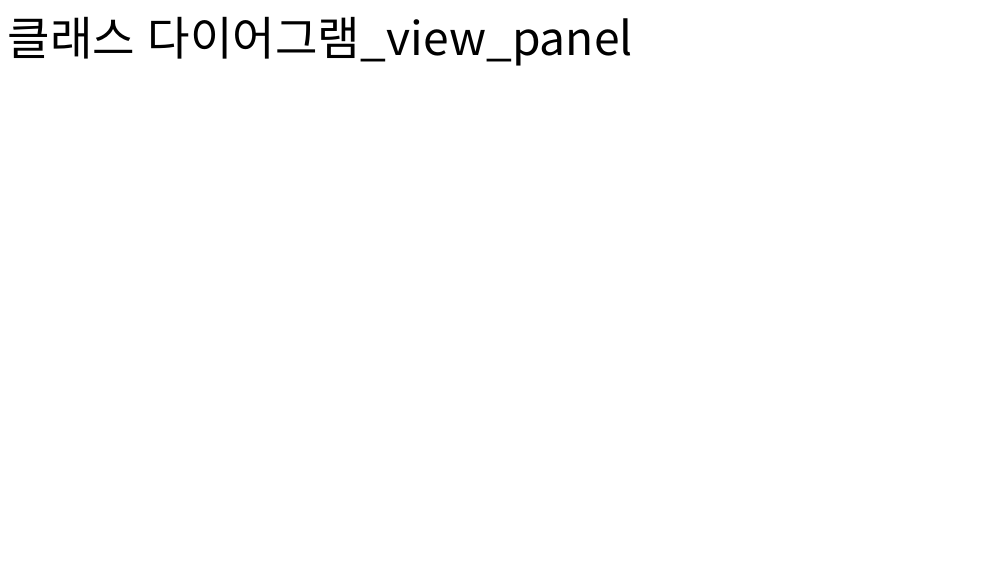
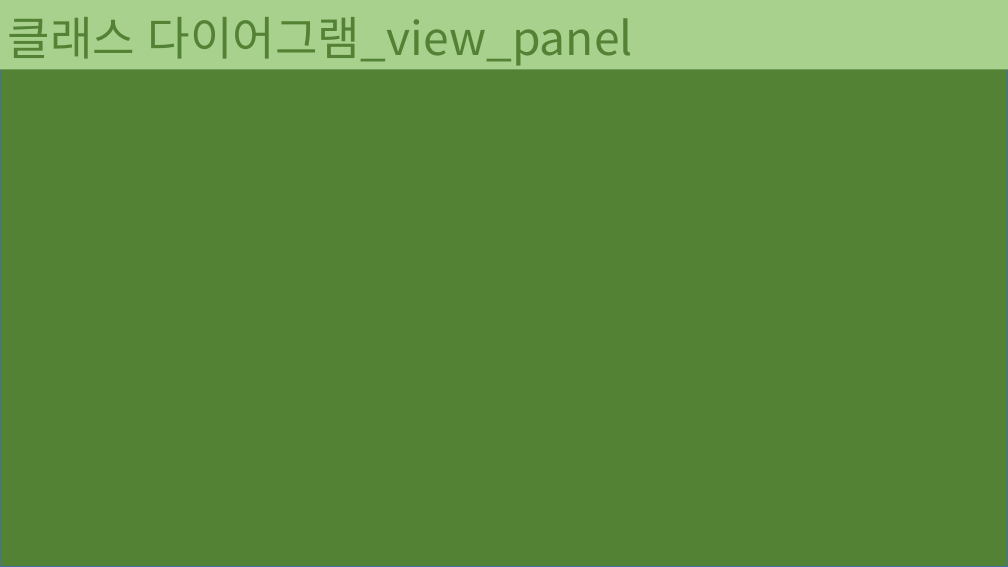
Before and after one commit to 201411096/JavaBasic, a slide deck: slide 9 of JavaBasic/src/t_teamproject/teamproject_02/document/forSubmission/포트폴리오.pptx (slide 13 before the commit). Drawn at 1008x567 pixels with LibreOffice and Linux fonts; fonts in the diff are those of the drawing; background and template pictures are left out. Boxes give left, top, right and bottom in pixels: in the first picture for what was removed or moved away, otherwise in the second. Text is boxed around its words. In the diff, an @@ line names an element or a change of style, - is before the commit and + after.

```diff
--- a/JavaBasic/src/t_teamproject/teamproject_02/document/forSubmission/포트폴리오.pptx
+++ b/JavaBasic/src/t_teamproject/teamproject_02/document/forSubmission/포트폴리오.pptx
@@ rectangle "클래스 다이어그램_view_panel" resized from (x1=8, y1=16, x2=633, y2=66) to (x1=0, y1=0, x2=1008, y2=70) @@
@@ rectangle "클래스 다이어그램_view_panel" at (x1=0, y1=0, x2=1008, y2=70): text colour #000000 to #548235; fill none to #A9D18E @@
@@ rectangle added at (x1=0, y1=0, x2=1008, y2=567), fill #548235, outline #43739E 1 pt @@
```
Also in this commit, not shown: 13 other slides changed, 5 slides added, 2 slides removed, 3 other files.
